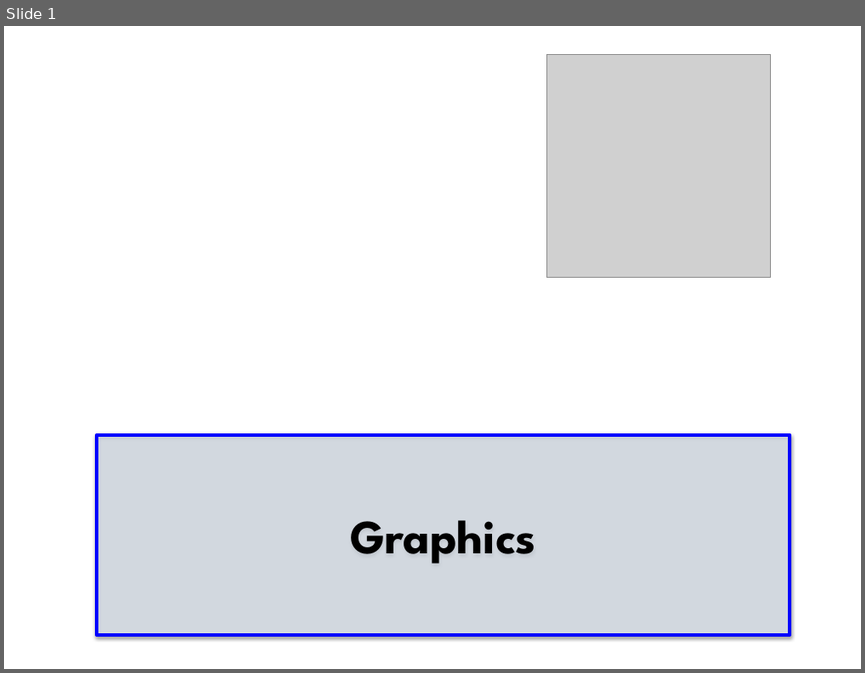
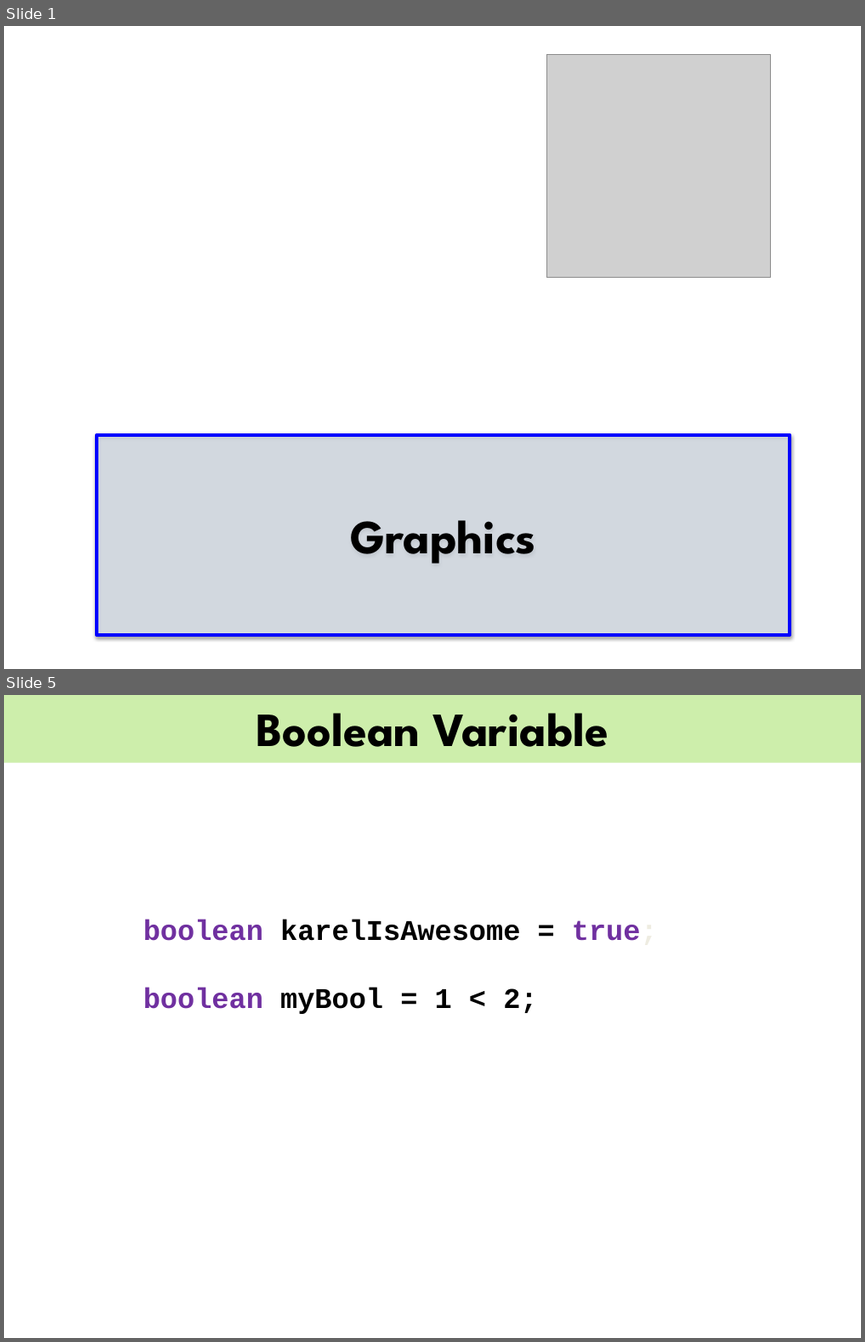
Before and after one commit to brycecr/csbridge2017, a slide deck: slides/Graphics.pptx. Shown one above the other, each under a label of ours: slide 1 before the commit, slides 1 and 5 after it; the slides between them are not shown. The pictures are 865x673 and 865x1342 pixels, drawn with LibreOffice and Linux fonts; fonts in the diff are those of the drawing; grey boxes stand for pictures; background and template pictures are left out. Boxes give left, top, right and bottom in pixels: in the first picture for what was removed or moved away, otherwise in the second. Text is boxed around its words. In the diff, an @@ line names an element or a change of style, - is before the commit and + after.

```diff
--- a/slides/Graphics.pptx
+++ b/slides/Graphics.pptx
@@ slide 5 added at bbox=[4, 695, 861, 1338], background #FFFFFF @@
@@ rectangle added at bbox=[4, 695, 861, 763], fill #CDEEAB, 40 pt, text #000000, bold @@
+Boolean Variable
@@ text added at bbox=[143, 919, 658, 1014], 24 pt, text #000000, bold @@
+boolean karelIsAwesome = true;
+boolean myBool = 1 < 2;
```
Also in this commit, not shown: 4 other slides added, 4 slides removed.
